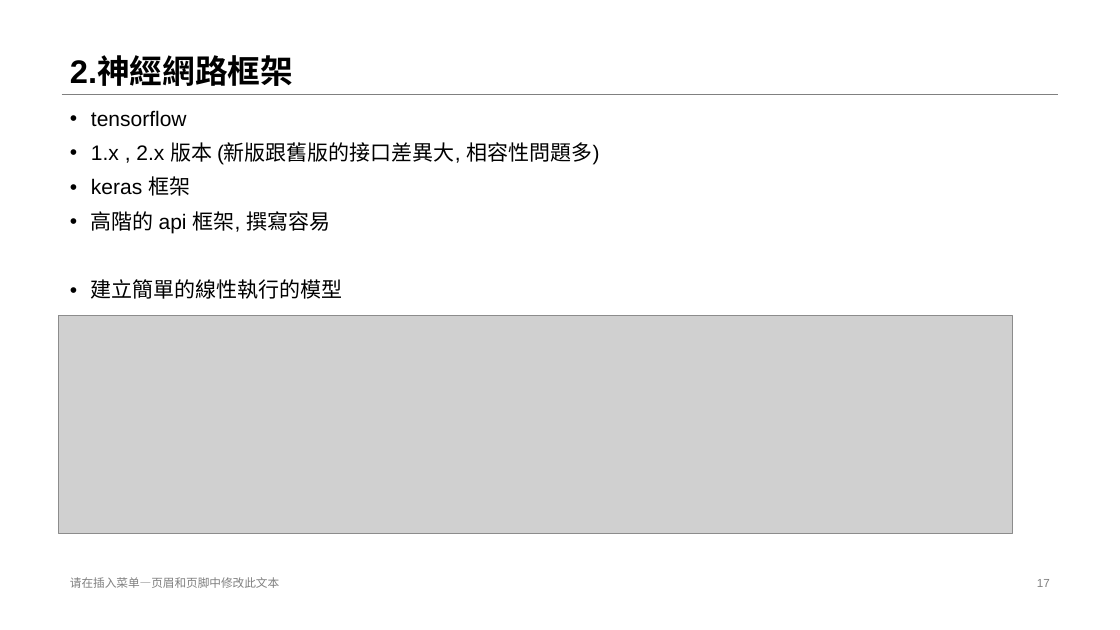
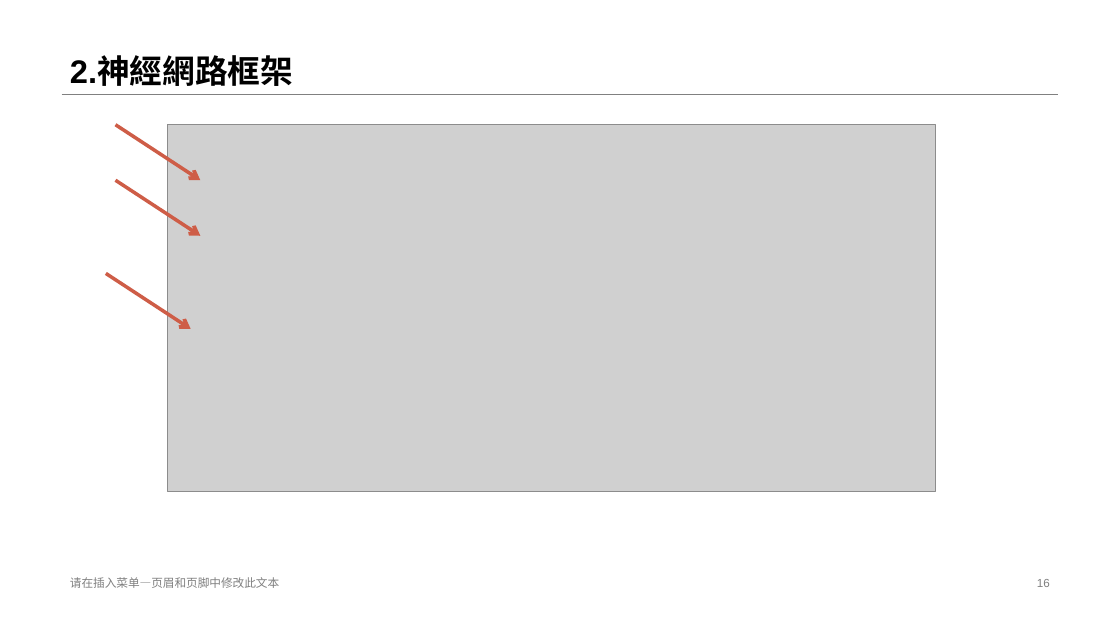
Before and after one commit to stereo720712/2020-11_2021-01_deep_learning_learn_report_record, a slide deck: slide 16 of 11_2_to_11__6_first/1.Deeping_learning_introduce.pptx (slide 17 before the commit). Drawn at 1120x630 pixels with LibreOffice and Linux fonts; fonts in the diff are those of the drawing; grey boxes stand for pictures. Boxes give left, top, right and bottom in pixels: in the first picture for what was removed or moved away, otherwise in the second. Text is boxed around its words. In the diff, an @@ line names an element or a change of style, - is before the commit and + after.

```diff
--- a/11_2_to_11__6_first/1.Deeping_learning_introduce.pptx
+++ b/11_2_to_11__6_first/1.Deeping_learning_introduce.pptx
@@ text removed at (91, 110, 600, 299) @@
-• tensorflow
-• 1.x , 2.x 版本 (新版跟舊版的接口差異大, 相容性問題多)
-• keras 框架
-• 高階的 api 框架, 撰寫容易
-• 建立簡單的線性執行的模型
@@ arrow added from (116, 124) to (201, 181), #CE5D47 3 pt @@
@@ picture added at (167, 124, 935, 491) @@
@@ arrow added from (115, 181) to (201, 236), #CE5D47 3 pt @@
@@ arrow added from (106, 274) to (191, 329), #CE5D47 3 pt @@
@@ picture removed at (59, 316, 1012, 534) @@
@@ page number at (1037, 579, 1050, 587): text changed @@
-17
+16
```
Also in this commit, not shown: 2 slides added, 7 other files.
